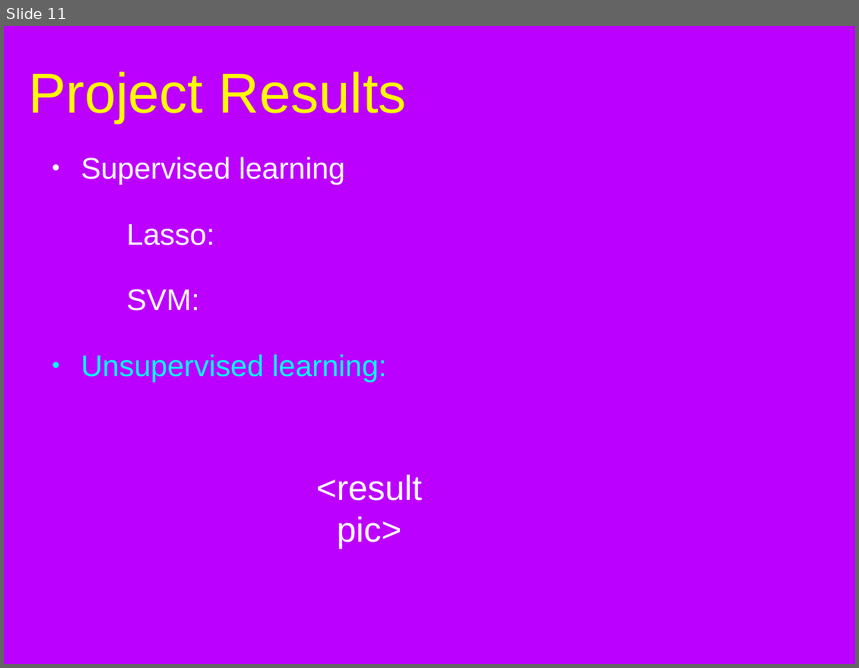
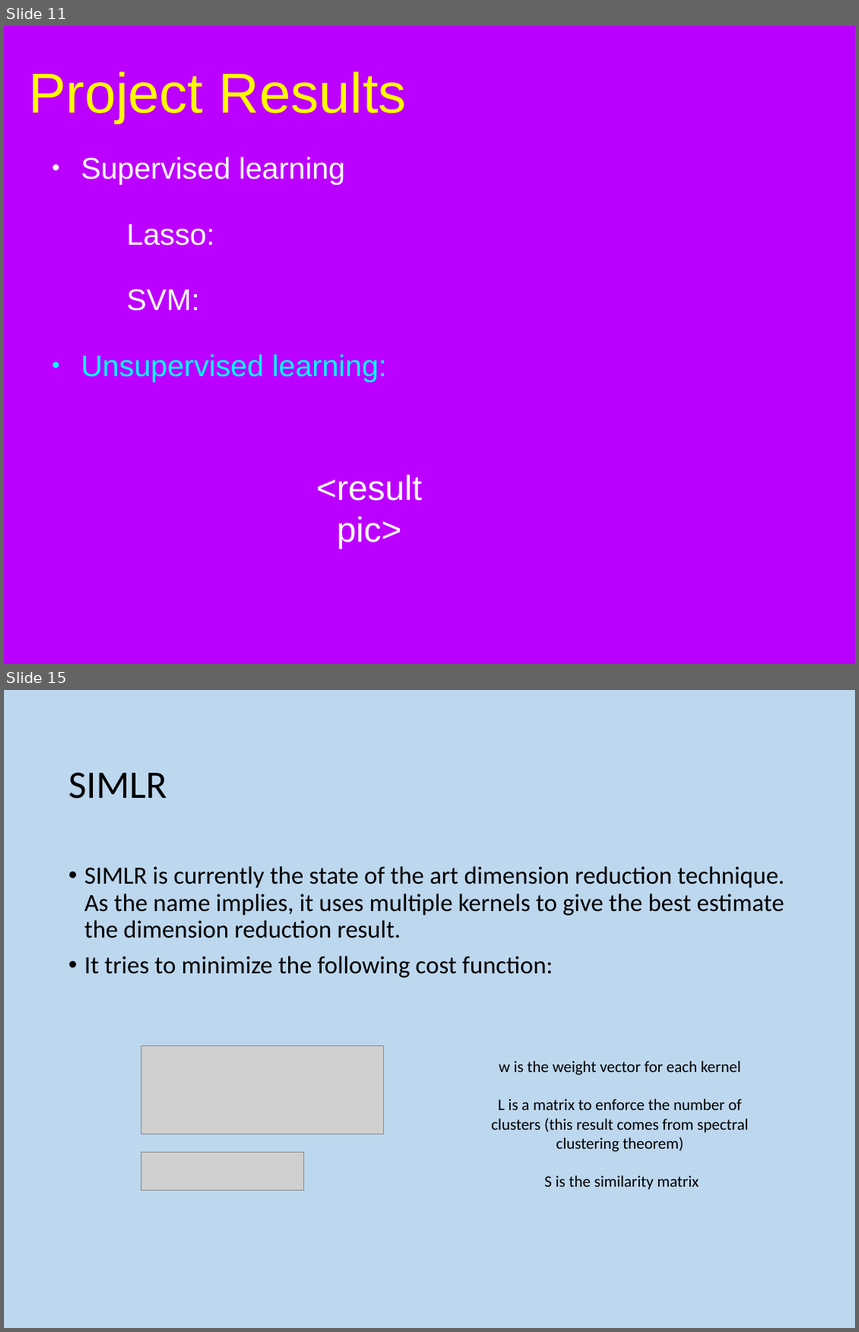
Before and after one commit to bx3/EE595, a slide deck: document/595combine.pptx. Shown one above the other, each under a label of ours: slide 11 before the commit, slides 11 and 15 after it; the slides between them are not shown. The pictures are 859x668 and 859x1332 pixels, drawn with LibreOffice and Linux fonts; fonts in the diff are those of the drawing; grey boxes stand for pictures; background and template pictures are left out. Boxes give left, top, right and bottom in pixels: in the first picture for what was removed or moved away, otherwise in the second. Text is boxed around its words. In the diff, an @@ line names an element or a change of style, - is before the commit and + after.

```diff
--- a/document/595combine.pptx
+++ b/document/595combine.pptx
@@ slide 15 added at [4,690,855,1328], background #BDD7EE @@
@@ title added at [69,772,167,799], 46.9 pt, text #000000 @@
+SIMLR
@@ text added at [85,866,785,978], 29.9 pt, text #000000 @@
+• SIMLR is currently the state of the art dimension reduction technique. As the name implies, it uses multiple kernels to give the best estimate the dimension reduction result.
+• It tries to minimize the following cost function:
@@ picture added at [141,1046,384,1134] @@
@@ text added at [491,1061,748,1190], 19.2 pt, text #000000 @@
+w is the weight vector for each kernel
+L is a matrix to enforce the number of clusters (this result comes from spectral clustering theorem)
+S is the similarity matrix
@@ picture added at [141,1153,304,1190] @@
```
Also in this commit, not shown: 5 slides changed, 13 other slides added, 1 slide removed.
